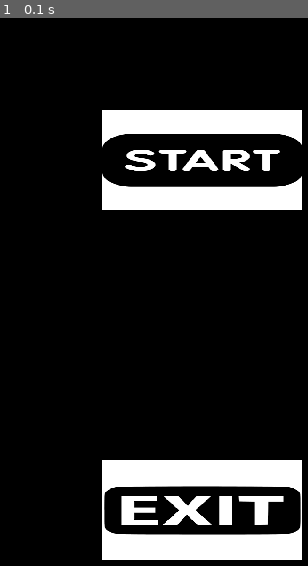
Above: before the commit, frame 1.
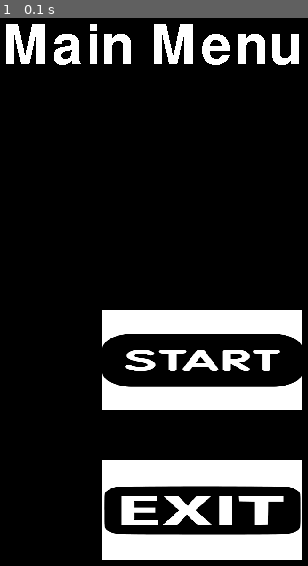
Above: after the commit, the same moment.

Repository: rico-0989903/WP1-BrainmanJump
Game: pygame game, started from mainscreen.py
Two runs of this game, one before a commit and one after it. Both use one fixed random seed, a clock stepped at 60 frames per second and the inputs below.
Inputs:
- Up to frame 1 (0.1 s): no input

The runs differ from the first frame. In frame 1, 17% of the frame differs, in the area x 1-99%, y 1-72%.

Commit message:
All screens working

Diff:
--- a/deathscreen.py
+++ b/deathscreen.py
@@ -3,7 +3,7 @@
 from os import system
 
 pygame.init()
-
+pygame.font.init()
 # variables
 FPS = 60
 SCREEN_WIDTH = 500
@@ -64,17 +64,19 @@
 
         return action
 
-start_button = Button(SCREEN_WIDTH// 2 - 100, 100, start_img, (200, 100))
+start_button = Button(SCREEN_WIDTH// 2 - 100, 300, start_img, (200, 100))
 exit_button = Button(SCREEN_WIDTH// 2 - 100, 450, exit_img, (200, 100))
 
+font = pygame.font.SysFont('Comic Sans', 80)
 
+text = font.render('Game Over', False, (255, 255, 255))
 
 run = True
 system('taskkill /F /FI "WINDOWTITLE eq BrainJump" ')
 while run:
 
     screen.fill((0,0,0))
-
+    screen.blit(text, (40, 10))
     start_button.draw()
     exit_button.draw()
 
--- a/mainscreen.py
+++ b/mainscreen.py
@@ -3,6 +3,7 @@
 from os import system
 
 pygame.init()
+pygame.font.init()
 
 # variables
 FPS = 60
@@ -27,15 +28,8 @@
         #self.image = image
         self.scale = (200, 100)
         self.image = pygame.transform.scale(image, self.scale)
-
         width = self.image.get_width()
         height = self.image.get_width()
-
-        # Image size
-        #s
-
-       # Images rectangle
-
         self.rect = self.image.get_rect()
         self.rect.topleft = (x,y)
         self.clicked = False
@@ -44,10 +38,6 @@
         action = False
         #cursor position on screen
         pos = pygame.mouse.get_pos()
-
-        #Cursor coordinates
-        #print(pos)
-
         #Mouse click Leftbutton:[0]
         mouse_buttons = pygame.mouse.get_pressed()
 
@@ -56,17 +46,18 @@
                 print("clicked")
                 self.clicked = True
                 action = True
-
-
-
         #draw buttons on screen
         screen.blit(self.image, (self.rect.x, self.rect.y))
 
         return action
 
-start_button = Button(SCREEN_WIDTH// 2 - 100, 100, start_img, (200, 100))
+# buttons
+start_button = Button(SCREEN_WIDTH// 2 - 100, 300, start_img, (200, 100))
 exit_button = Button(SCREEN_WIDTH// 2 - 100, 450, exit_img, (200, 100))
 
+# main screen text
+font = pygame.font.SysFont('Comic Sans', 80)
+text = font.render('Main Menu', False, (255, 255, 255))
 
 
 run = True
@@ -74,23 +65,16 @@
 while run:
 
     screen.fill((0,0,0))
-
+    screen.blit(text, (50, 10))
     start_button.draw()
     exit_button.draw()
 
-
-
-
-
     for event in pygame.event.get():
-
         if event.type == pygame.QUIT:
             run = False
-
         if start_button.draw() == True:
             os.system('python game.py')
             run = False
-
         if exit_button.draw() == True:
             run = False
 
--- a/pygame_test.py
+++ /dev/null
@@ -1,61 +0,0 @@
-import pygame
-import random
-
-pygame.init()
-
-# variables
-FPS = 60
-SCREEN_WIDTH = 500
-SCREEN_HEIGT = 800
-clock = pygame.time.Clock()
-MAX_PLATFORMS = 10
-
-
-
-# screen setup
-screen = pygame.display.set_mode((SCREEN_WIDTH, SCREEN_HEIGT))
-pygame.display.set_caption('BrainJump')
-
-# images
-platform_image = pygame.image.load('Assets/Platforms.png').convert_alpha()
-
-# classes
-class Platform(pygame.sprite.Sprite):
-    def __init__(self, x, y, width):
-        pygame.sprite.Sprite.__init__(self)
-        self.image = pygame.transform.scale(platform_image, (width, 10))
-        self.rect = self.image.get_rect()
-        self.rect.x = x
-        self.rect.y = y
-
-# platform group
-platform_group = pygame.sprite.Group()
-
-# temp platforms
-for p in range(MAX_PLATFORMS):
-    p_w = random.randint(70, 80)
-    p_x = random.randint(0, SCREEN_WIDTH - p_w)
-    p_y = p * 100
-    platform = Platform(p_x, p_y, p_w)
-    platform_group.add(platform)
-
-# game loop
-run = True
-while run:
-
-    # set framerate
-    clock.tick(FPS)
-
-    # set background color
-    screen.fill((255, 255, 255))
-
-    # drawing
-    platform_group.draw(screen)
-
-    # events
-    for event in pygame.event.get():
-        if event.type == pygame.QUIT:
-            run = False
-
-    pygame.display.update()
-pygame.quit()
Not shown, changed: README.md
